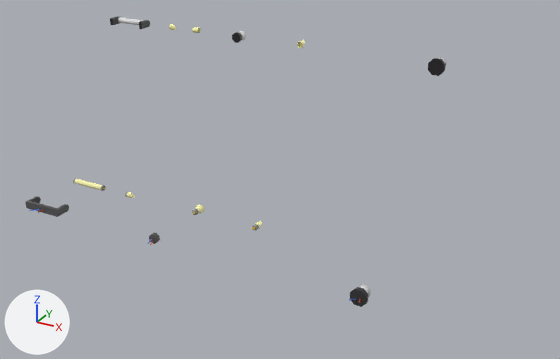
The FBX model Assets/Art/Models/Structures/WallMounts/Lights.fbx, before and after one commit.
Camera for both pictures: a 50 mm camera at (4.92, -7.24, 4.97) aimed at (0.34, 1.08, 0.81). The axes (+X, +Y, +Z) are drawn at lower left. The lights are the same throughout. Where no turn or scale is listed for an object, it has been applied to the vertices.

Names of what the first picture shows: 'EmergencyLightFixture', 'EmergencyLightFrame', 'LightBulb', 'LightBulbBroken', 'LightBulbFixture', 'LightBulbFrame', 'LightTube', 'LightTubeAttached', 'LightTubeBroken', 'LightTubeFixture', 'LightTubeFrame'.
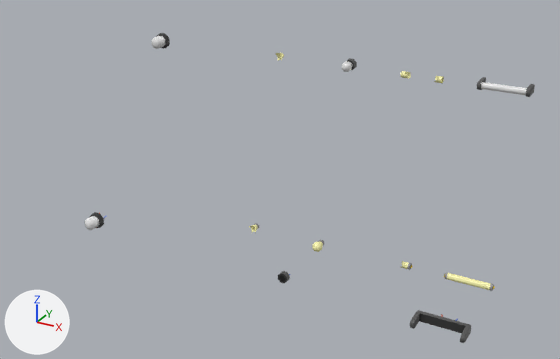
Where the newer file only moved an object's origin or applied its transform, the numbers keep the older frame.

Changed parts and their boxes [x1, y1, x2, y2] in the pictures (560 x 359 px):
'LightTubeFrame', moved, turned
    before: [25, 196, 69, 217]
    after: [410, 310, 471, 343]
'EmergencyLightFrame', moved, turned
    before: [349, 284, 371, 307]
    after: [84, 212, 107, 230]
'LightTube', moved
    before: [73, 178, 106, 191]
    after: [444, 272, 495, 291]
'EmergencyLightFixture', mesh turned
    before: [428, 58, 447, 76]
    after: [151, 33, 170, 49]
'LightTubeAttached', mesh turned
    before: [118, 17, 144, 25]
    after: [481, 82, 527, 95]
'LightTubeFixture', mesh turned
    before: [110, 16, 150, 29]
    after: [477, 77, 535, 97]
'LightBulbFrame', moved, turned
    before: [147, 233, 160, 245]
    after: [278, 271, 291, 283]
'LightBulb', moved, turned
    before: [192, 205, 204, 215]
    after: [312, 240, 324, 252]
'LightBulbFixture', mesh turned
    before: [232, 32, 242, 43]
    after: [347, 58, 357, 70]
'LightTubeBroken', moved, turned
    before: [125, 192, 135, 198]
    after: [401, 261, 413, 270]
'LightBulbBroken', turned
    before: [252, 221, 262, 231]
    after: [249, 223, 259, 232]

Diff of the bpy script that builds the scene:
```diff
--- a/Assets/Art/Models/Structures/WallMounts/Lights.fbx.py
+++ b/Assets/Art/Models/Structures/WallMounts/Lights.fbx.py
@@ me_lightbulbframe_001 @@
 me_lightbulbframe_001.from_pydata(...)  # 24 vertices, 20 faces; spans x -0.0712..0.0712, y 0.2008..0.2676, z 2.2605..2.403
+# me_lightbulbframe_001 part 2: the whole mesh is turned -180 degrees about the z axis through its middle, then moved by (2.0, -0.4685, -0.03)
 me_lightbulbframe_001.materials.append(mat_palette05)
@@ me_lighttube_000 @@
 me_lighttube_000.from_pydata(...)  # 16 vertices, 8 faces; spans x -0.262..0.262, y 0.294..0.379, z 2.289..2.374
+# me_lighttube_000 part 4: the whole mesh is turned -180 degrees about the z axis through its middle, then moved by (6.0, -0.673, -0.03)
 me_lighttube_000.materials.append(mat_palette05_emission)
@@ me_alarmsiren_001 @@
 me_alarmsiren_001.from_pydata(...)  # 40 vertices, 39 faces; spans x -0.107..0.107, y 0.203..0.417, z 2.184..2.399
+# me_alarmsiren_001 part 3: the whole mesh is turned -180 degrees about the z axis through its middle, then moved by (-4.0, -0.62, -0.03)
 me_alarmsiren_001.materials.append(mat_palette05)
@@ me_lighttubeframe_001 @@
 me_lighttubeframe_001.from_pydata(...)  # 56 vertices, 44 faces; spans x -0.31..0.31, y 0.172..0.398, z 2.277..2.386
+# me_lighttubeframe_001 part 1: the whole mesh is turned -180 degrees about the z axis through its middle, then moved by (6.0, -0.57, -0.03)
 me_lighttubeframe_001.materials.append(mat_palette05)
@@ ob_lightbulb @@
 ob_lightbulb = bpy.data.objects.new('LightBulb', me_lightbulb_001)
-ob_lightbulb.location = (-1.0, 1.0, 0.049)
-ob_lightbulb.rotation_euler = (1.571, 0.0, -3.142)  # degrees (90, 0, -180)
+ob_lightbulb.location = (1.0, 1.0, 0.049)
+ob_lightbulb.rotation_euler = (1.571, 0.0, 0.0)  # degrees (90, 0, 0)
@@ ob_emergencylightframe @@
 ob_emergencylightframe = bpy.data.objects.new('EmergencyLightFrame', me_alarmsiren_003)
-ob_emergencylightframe.location = (2.0, -0.024, 0.096)
-ob_emergencylightframe.rotation_euler = (1.571, 0.0, -3.142)  # degrees (90, 0, -180)
+ob_emergencylightframe.location = (-2.0, 0.024, 0.096)
+ob_emergencylightframe.rotation_euler = (1.571, 0.0, 0.0)  # degrees (90, 0, 0)
@@ ob_lightbulbframe @@
 ob_lightbulbframe = bpy.data.objects.new('LightBulbFrame', me_lightbulbframe_002)
-ob_lightbulbframe.location = (-1.0, 0.024, 0.071)
-ob_lightbulbframe.rotation_euler = (1.571, 0.0, -3.142)  # degrees (90, 0, -180)
+ob_lightbulbframe.location = (1.0, -0.024, 0.071)
+ob_lightbulbframe.rotation_euler = (1.571, 0.0, 0.0)  # degrees (90, 0, 0)
@@ ob_lighttubebroken @@
 ob_lighttubebroken = bpy.data.objects.new('LightTubeBroken', me_lighttubebroken_002)
-ob_lighttubebroken.location = (-2.211, 1.0, 0.049)
-ob_lighttubebroken.rotation_euler = (1.571, 0.0, -3.142)  # degrees (90, 0, -180)
+ob_lighttubebroken.location = (2.211, 1.0, 0.049)
+ob_lighttubebroken.rotation_euler = (1.571, 0.0, 0.0)  # degrees (90, 0, 0)
@@ ob_lightbulbbroken @@
 ob_lightbulbbroken.location = (0.0, 1.0, 0.049)
-ob_lightbulbbroken.rotation_euler = (1.571, 0.0, -3.142)  # degrees (90, 0, -180)
+ob_lightbulbbroken.rotation_euler = (1.571, 0.0, 0.0)  # degrees (90, 0, 0)
@@ ob_lighttube @@
 ob_lighttube = bpy.data.objects.new('LightTube', me_lighttube_001)
-ob_lighttube.location = (-3.0, 1.0, 0.049)
+ob_lighttube.location = (3.0, 1.0, 0.049)
 ob_lighttube.rotation_euler = (1.571, 0.0, -3.142)  # degrees (90, 0, -180)
@@ ob_lighttubeframe @@
 ob_lighttubeframe = bpy.data.objects.new('LightTubeFrame', me_lighttubeframe_002)
-ob_lighttubeframe.location = (-3.0, 0.016, 0.052)
-ob_lighttubeframe.rotation_euler = (1.571, 0.0, -3.142)  # degrees (90, 0, -180)
+ob_lighttubeframe.location = (3.0, -0.016, 0.052)
+ob_lighttubeframe.rotation_euler = (1.571, 0.0, 0.0)  # degrees (90, 0, 0)
```
